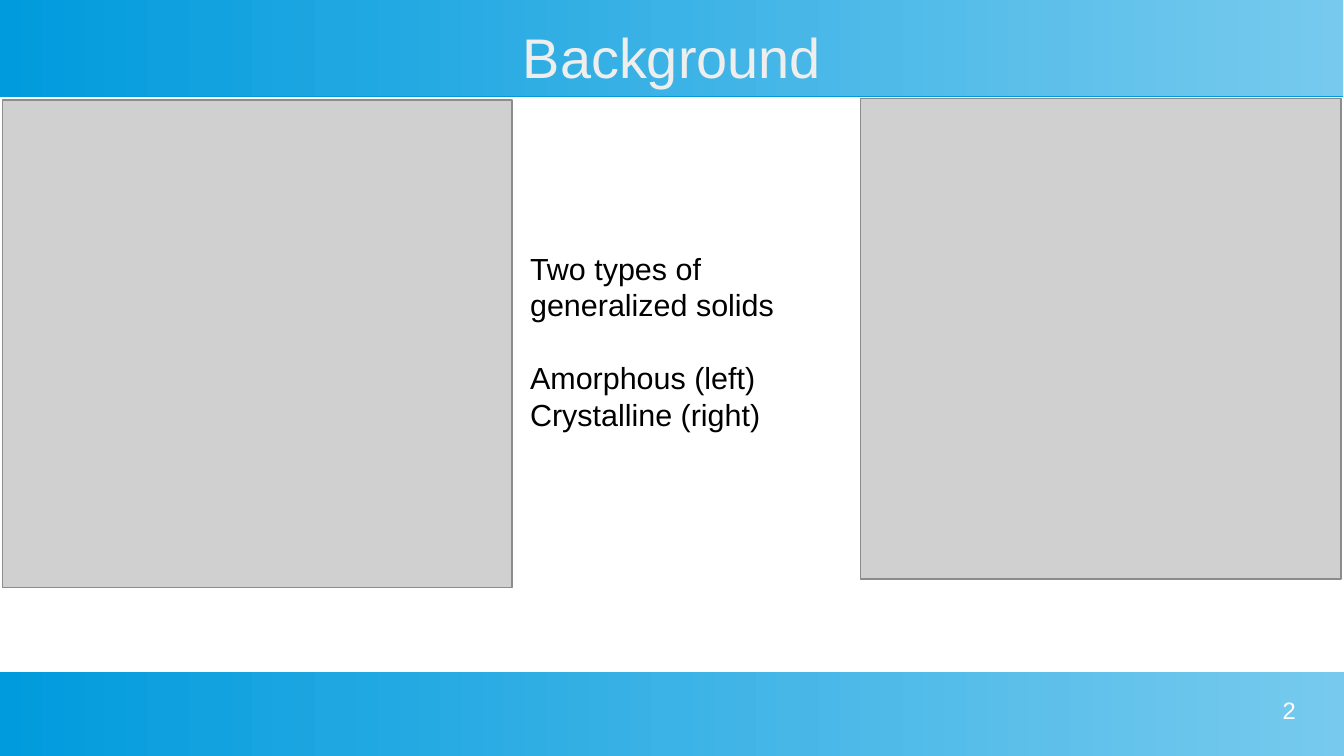
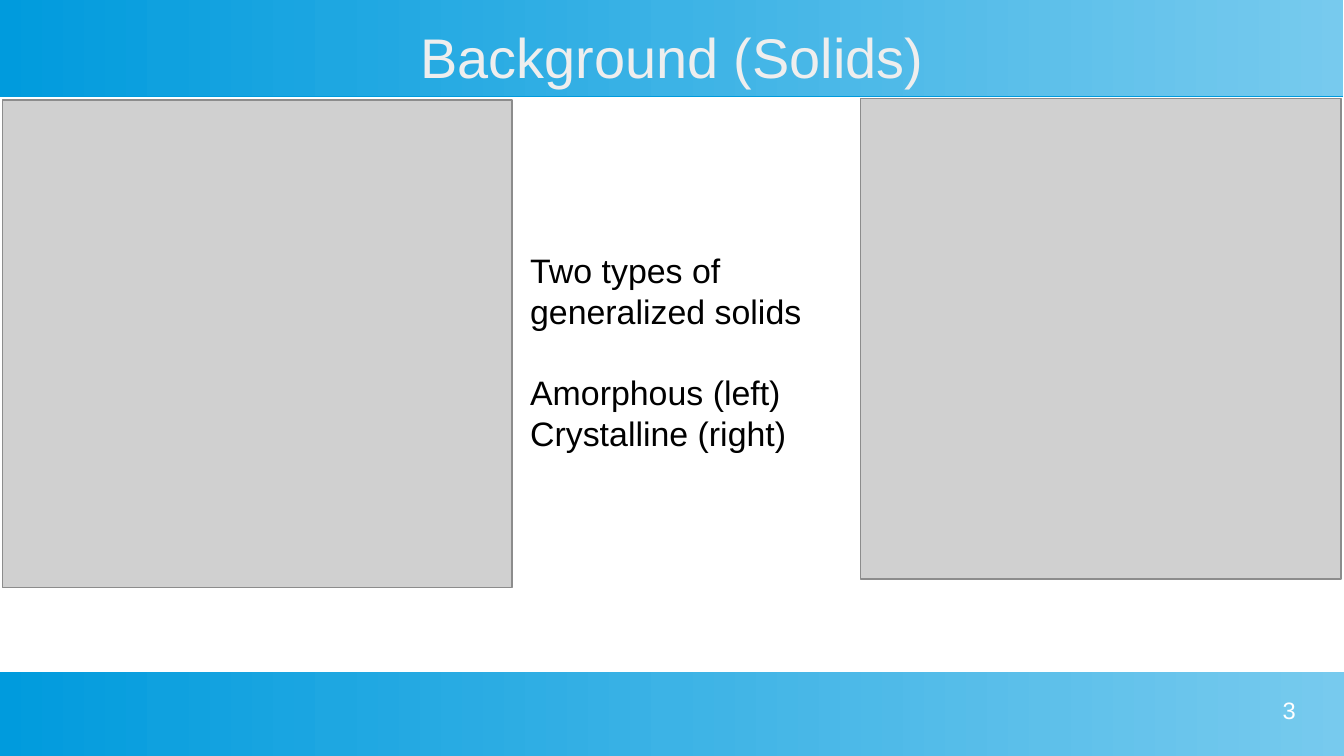
Before and after one commit to MarkS5001/GIXRD-Thesis, a slide deck: slide 3 of Thesis Defense Presentation.odp (slide 2 before the commit). Drawn at 1344x756 pixels with LibreOffice and Linux fonts; fonts in the diff are those of the drawing; grey boxes stand for pictures. Boxes give left, top, right and bottom in pixels: in the first picture for what was removed or moved away, otherwise in the second. Text is boxed around its words. In the diff, an @@ line names an element or a change of style, - is before the commit and + after.

```diff
--- a/Thesis Defense Presentation.odp
+++ b/Thesis Defense Presentation.odp
@@ title at [420,37,923,88]: text changed @@
-Background
+Background (Solids)
@@ text "Two types of generalized solids" at [530,258,802,453]: size 18 to 20 pt @@
@@ page number at [1283,702,1296,719]: text changed @@
-2
+3
```
Also in this commit, not shown: 3 other slides changed, 4 slides added, 1 slide removed.
